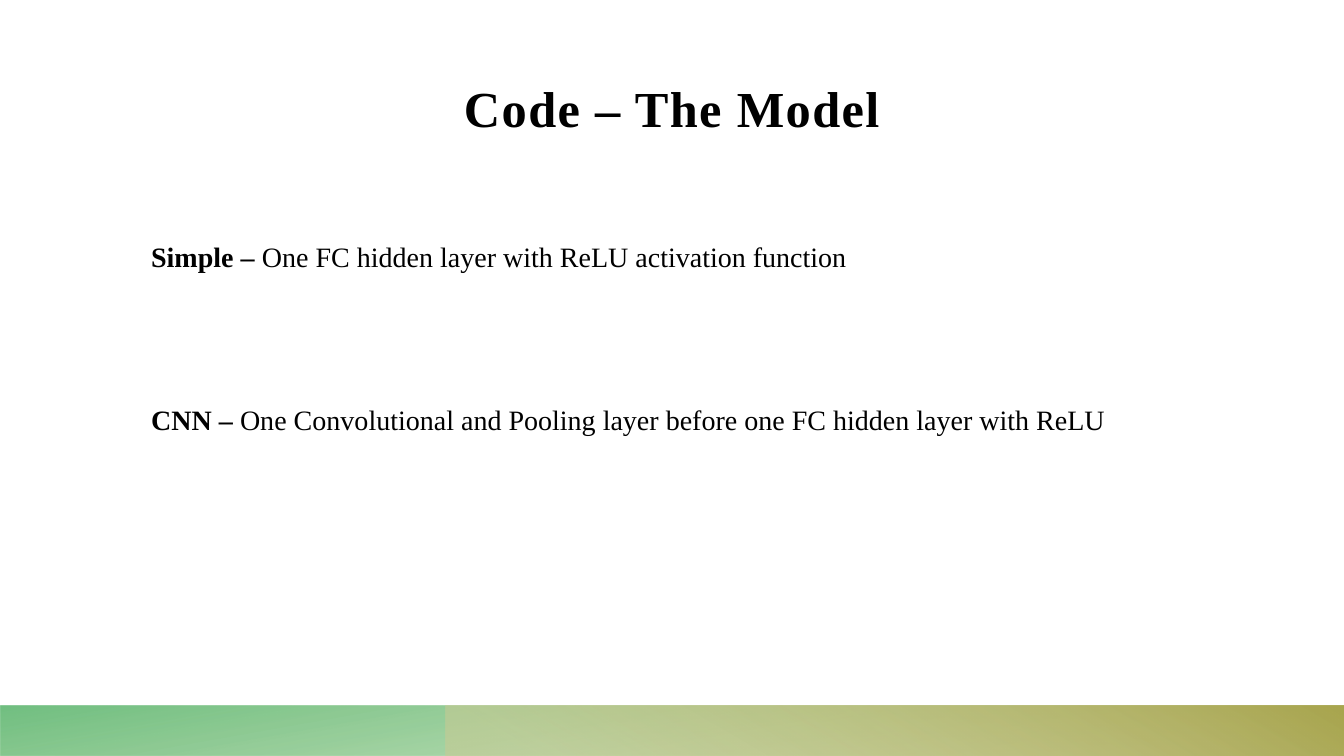
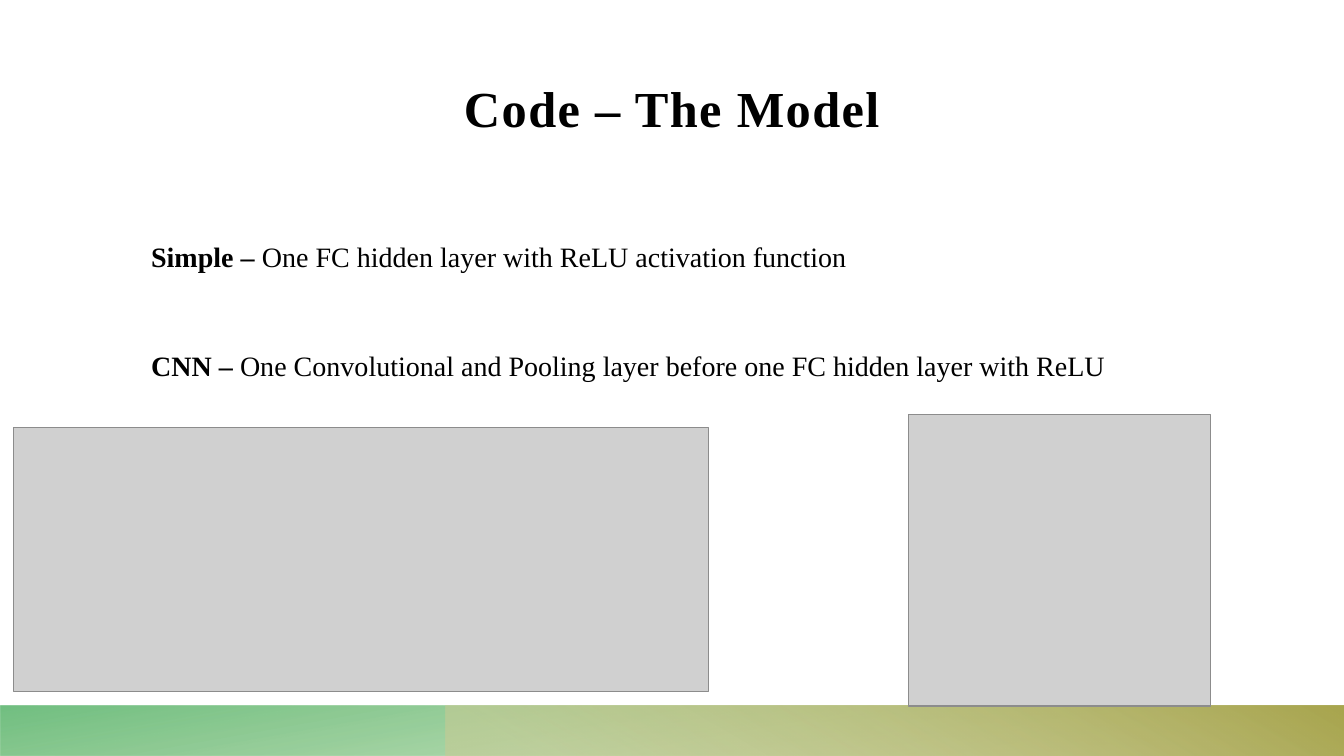
Before and after one commit to Dekel23/Sokoban-DRL, a slide deck: slide 10 of presentation.pptx. Drawn at 1344x756 pixels with LibreOffice and Linux fonts; fonts in the diff are those of the drawing; grey boxes stand for pictures. Boxes give left, top, right and bottom in pixels: in the first picture for what was removed or moved away, otherwise in the second. Text is boxed around its words. In the diff, an @@ line names an element or a change of style, - is before the commit and + after.

```diff
--- a/presentation.pptx
+++ b/presentation.pptx
@@ text "Simple – One FC hidden ..." rewrapped from [151,247,1104,436] to [151,247,1104,381] @@
@@ picture added at [908,414,1211,706] @@
@@ picture added at [13,427,708,692] @@
```
Also in this commit, not shown: 10 other slides changed.
